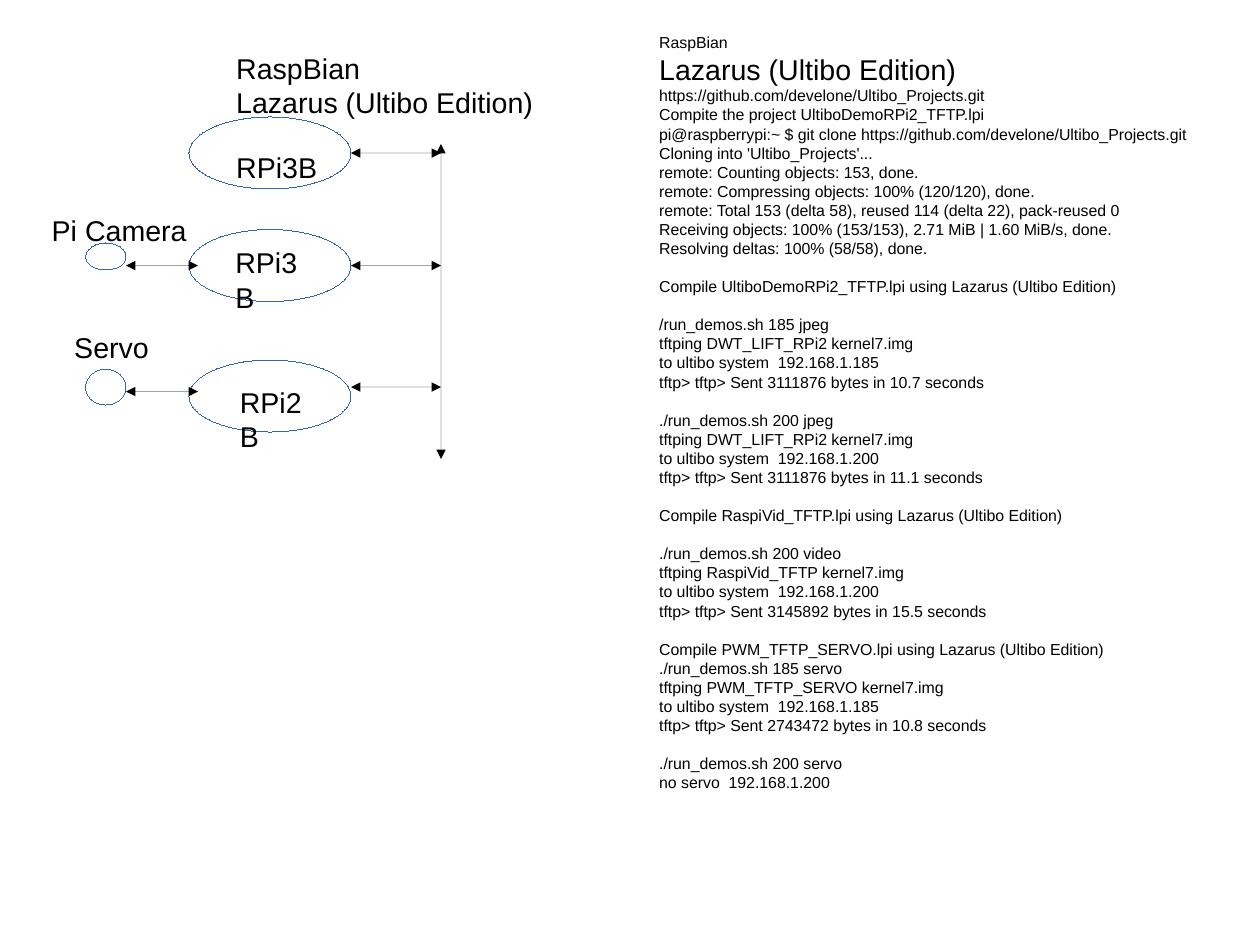
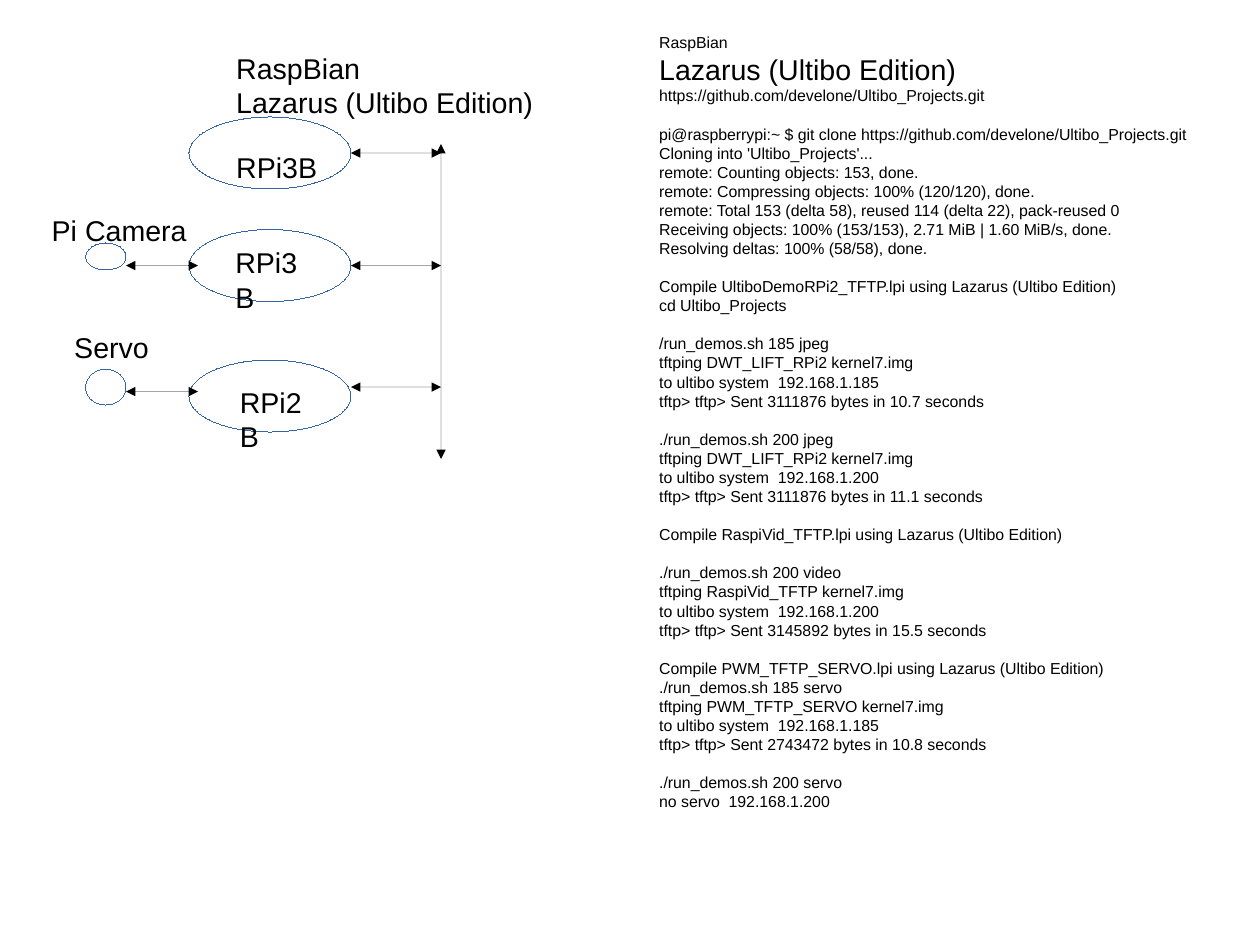
Before and after one commit to develone/raspbian-pi-gen, a slide deck: slide 10 of design.odp. Drawn at 1260x945 pixels with LibreOffice and Linux fonts; fonts in the diff are those of the drawing. Boxes give left, top, right and bottom in pixels: in the first picture for what was removed or moved away, otherwise in the second. Text is boxed around its words. In the diff, an @@ line names an element or a change of style, - is before the commit and + after.

Commit message:
fixing spelling adding examples of compiles

```diff
--- a/design.odp
+++ b/design.odp
@@ text at (659, 108, 984, 124): paragraph removed @@
-Compite the project UltiboDemoRPi2_TFTP.lpi
@@ text at (659, 299, 786, 315): paragraph added @@
+cd Ultibo_Projects
```
Also in this commit, not shown: 3 other slides changed, 1 slide added.
